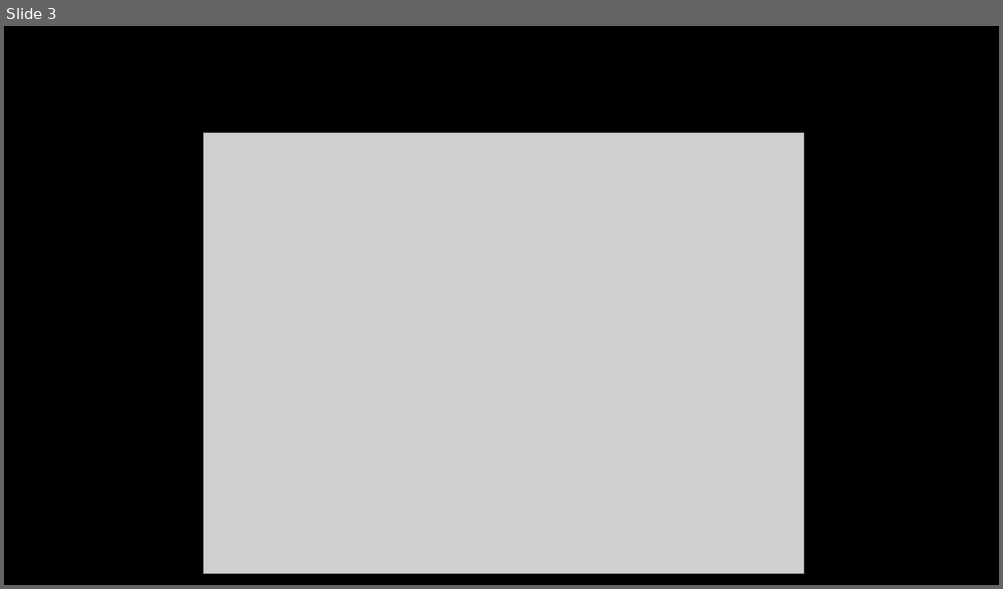
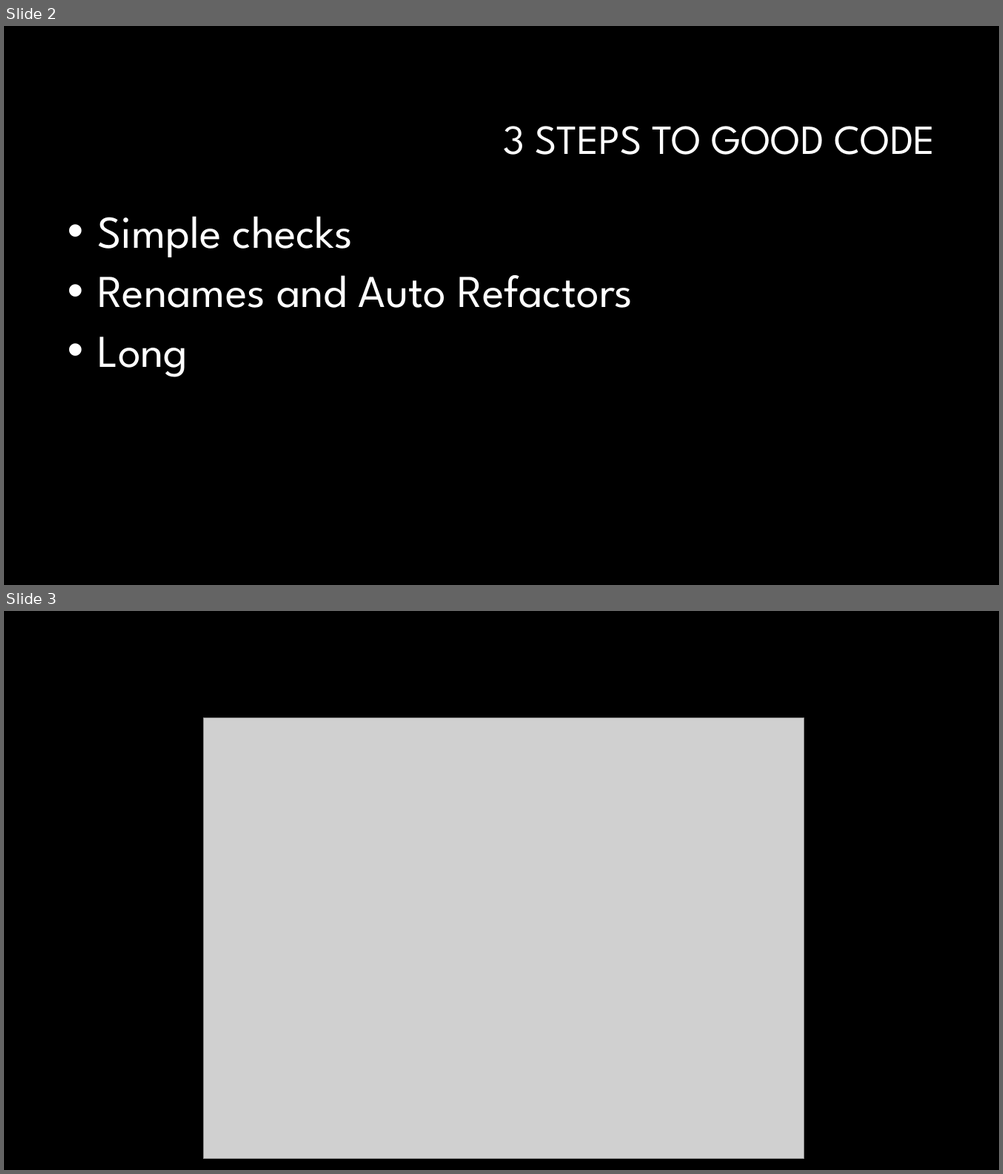
Before and after one commit to djhmateer/RefactoringBusiness, a slide deck: Documents/Refactoring.pptx. Shown one above the other, each under a label of ours: slide 3 before the commit, slides 2 and 3 after it. The pictures are 1003x589 and 1003x1174 pixels, drawn with LibreOffice and Linux fonts; fonts in the diff are those of the drawing; grey boxes stand for pictures; background and template pictures are left out. Boxes give left, top, right and bottom in pixels: in the first picture for what was removed or moved away, otherwise in the second. Text is boxed around its words. In the diff, an @@ line names an element or a change of style, - is before the commit and + after.

```diff
--- a/Documents/Refactoring.pptx
+++ b/Documents/Refactoring.pptx
@@ slide 2 added at bbox=[4, 26, 999, 585], background #000000 @@
@@ title added at bbox=[504, 126, 936, 155], 40 pt, text #FFFFFF @@
+3 STEPS TO GOOD CODE
@@ text added at bbox=[97, 216, 633, 378], 44 pt, text #FFFFFF @@
+• Simple checks
+• Renames and Auto Refactors
+• Long
```
Also in this commit, not shown: 1 slide changed, 1 slide removed, 1 other file.
